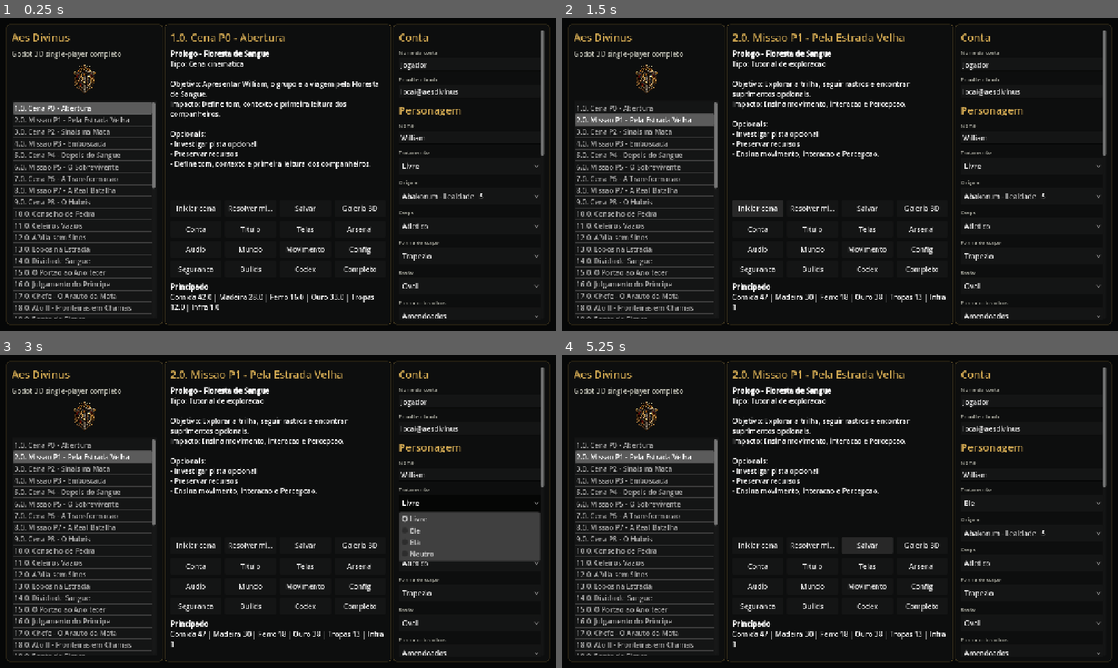
Above: before the commit, frames 1-4 (two rows, left to right).
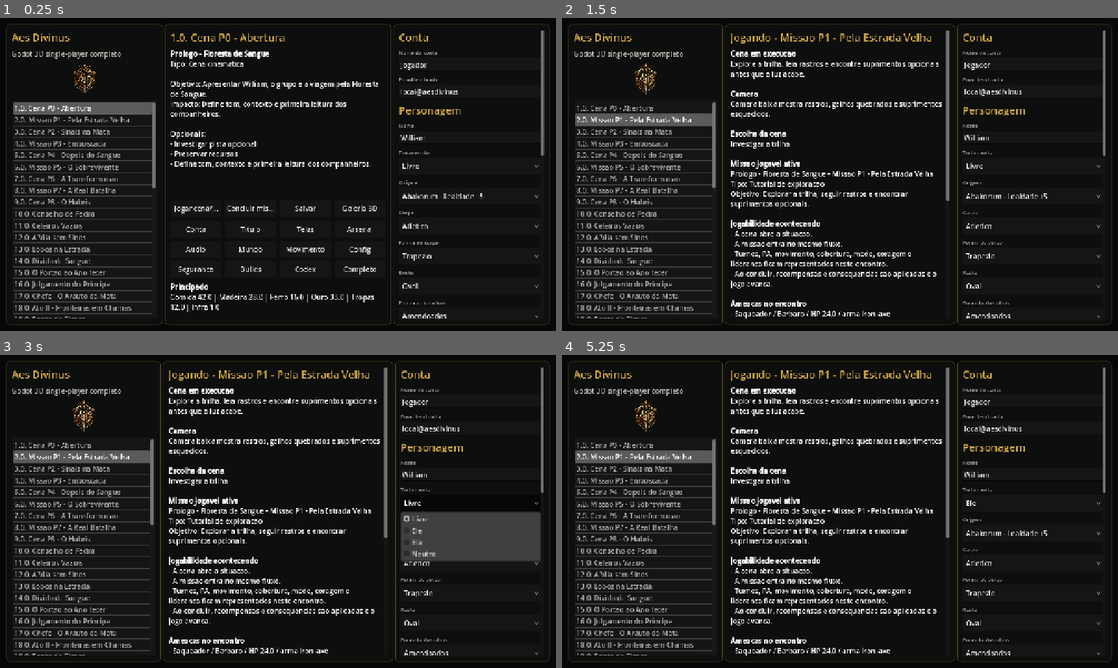
Above: after the commit, the same moments.

Repository: lzvsrx/aesdivinuscomplete
Game: Godot game, scene res://scenes/main.tscn
Same seed, same stepped clock (60 frames per second), same inputs: the game is played once before the commit and once after it.
Inputs (mouse positions are in pixels of both pictures, inside the frame that each line leads up to):
- Up to frame 1 (0.25 s): no input
- Up to frame 2 (1.5 s): click "Resolver missao" (after the commit: "Concluir missao") at 0.5 s; click (756, 208) at 1.25 s, where only the run before the commit has a clickable "Iniciar cena"
- Up to frame 3 (3 s): click (194, 545) at 2 s, where only the run before the commit has a clickable "Iniciar cena"; click "Livre" at 2.75 s
- Up to frame 4 (5.25 s): click "Abakorum - Lealdade +5" at 3.5 s; click "Ele" at 4.25 s; click (867, 545) at 5 s, where only the run before the commit has a clickable "Salvar"

The runs differ from the first frame. In frame 1, 0.2% of the frame differs, in the area x 31-50%, y 59-63%; in frame 2, 10%; in frame 3, 10%; in frame 4, 10%, in the area x 13-98%, y 2-98%.

Commit message:
Polish Godot models and mission flow

Diff:
--- a/godot/data/aes_divinus_data.json
+++ b/godot/data/aes_divinus_data.json
@@ -1,5 +1,5 @@
 {
-  "generatedAt": "2026-08-24T21:20:05.989Z",
+  "generatedAt": "2026-08-24T21:37:21.400Z",
   "game": "Aes Divinus",
   "source": "src/data.js",
   "fearStates": {
@@ -458,6 +458,70 @@
       "trauma": "Ferida no ombro"
     }
   ],
+  "enemySets": {
+    "forest_first_contact": [
+      {
+        "id": "barbarian_1",
+        "name": "Saqueador",
+        "side": "enemy",
+        "role": "Barbaro",
+        "maxHp": 24,
+        "hp": 24,
+        "strength": 9,
+        "agility": 10,
+        "perception": 8,
+        "courage": 52,
+        "loyalty": 0,
+        "inspiration": 0,
+        "defense": 2,
+        "weapon": "iron_axe",
+        "armor": "light",
+        "position": 1,
+        "ai": "aggressive"
+      },
+      {
+        "id": "barbarian_2",
+        "name": "Batedor",
+        "side": "enemy",
+        "role": "Arqueiro",
+        "maxHp": 19,
+        "hp": 19,
+        "strength": 7,
+        "agility": 13,
+        "perception": 12,
+        "courage": 48,
+        "loyalty": 0,
+        "inspiration": 0,
+        "defense": 1,
+        "weapon": "bow",
+        "armor": "cloth",
+        "position": 4,
+        "ai": "archer"
+      }
+    ],
+    "manifestation": [
+      {
+        "id": "dread_wolf",
+        "name": "Manifestacao",
+        "side": "enemy",
+        "role": "Criatura aterrorizante",
+        "size": 2,
+        "maxHp": 45,
+        "hp": 45,
+        "strength": 15,
+        "agility": 11,
+        "perception": 14,
+        "courage": 95,
+        "loyalty": 0,
+        "inspiration": 0,
+        "defense": 5,
+        "weapon": "claws",
+        "armor": "medium",
+        "position": 2,
+        "ai": "terror"
+      }
+    ]
+  },
   "initialPrincipality": {
     "food": 42,
     "wood": 28,
--- a/godot/data/modeling_specs.json
+++ b/godot/data/modeling_specs.json
@@ -12,7 +12,8 @@
   "modularCharacterSystem": {
     "runtimeSlots": ["body", "body_shape", "face", "eye_shape", "eye_color", "hair_style", "hair_color", "beard", "palette", "armor", "weapon", "tool", "divine_stone"],
     "godotPreview": "godot/scripts/main.gd AvatarPreview draws every character creation field used by the web version.",
-    "modelLibrary": "godot/scripts/model_library.gd creates proxy 3D bodies, eyes, hair, beard/face cues, armor trim, stones, weapons, tools and creature silhouettes.",
+    "modelLibrary": "godot/scripts/model_library.gd creates rounded proxy 3D bodies, eyes, hair, beard/face cues, armor trim, stones, weapons, tools and creature silhouettes.",
+    "shapeQualityRule": "Avoid visible square blockouts in final-facing previews. Use capsules, spheres, cylinders, cones, softened shields, cloth silhouettes and clean sockets; BoxMesh is reserved only for hidden collision or deliberate hard-surface props.",
     "finalPipeline": "Replace proxy MeshInstance3D parts with signed-off .glb files that keep the same socket and slot names."
   },
   "palette": {
--- a/godot/scripts/main.gd
+++ b/godot/scripts/main.gd
@@ -158,8 +158,8 @@
 	var actions := _button_grid(4)
 	actions.add_theme_constant_override("separation", 8)
 	center.add_child(actions)
-	actions.add_child(_button("Iniciar cena", _start_scene))
-	actions.add_child(_button("Resolver missao", _complete_mission))
+	actions.add_child(_button("Jogar cena/missao", _play_scene_and_mission))
+	actions.add_child(_button("Concluir missao", _complete_mission))
 	actions.add_child(_button("Salvar", func() -> void: _autosave("Save manual.")))
 	actions.add_child(_button("Galeria 3D", func() -> void: get_tree().change_scene_to_file("res://scenes/model_gallery.tscn")))
 	var system_actions := _button_grid(4)
@@ -850,11 +850,27 @@
 func _start_scene() -> void:
 	var mission := _selected_mission()
 	var scenes: Array = data.get("missionScenes", {}).get(mission.get("id", ""), [])
-	if scenes.is_empty():
-		_add_journal("Cena aberta: %s." % mission.get("title", "Missao"))
-	else:
-		_add_journal("%s: %s" % [scenes[0].get("title", mission.get("title", "")), scenes[0].get("text", "")])
+	state["mode"] = "mission_scene"
+	state["currentSceneIndex"] = 0
+	_show_scene_screen(mission, scenes)
+	_add_journal_once("Cena iniciada: %s." % mission.get("title", "Missao"))
 	_autosave("Cena iniciada.")
+
+func _play_scene_and_mission() -> void:
+	var mission := _selected_mission()
+	var scenes: Array = data.get("missionScenes", {}).get(mission.get("id", ""), [])
+	state["mode"] = "mission"
+	state["currentSceneIndex"] = 0
+	_show_playable_mission_flow(mission, scenes)
+	_add_journal_once("Cena e missao iniciadas: %s." % mission.get("title", "Missao"))
+	_autosave("Cena e missao iniciadas.")
+
+func _start_mission() -> void:
+	var mission := _selected_mission()
+	state["mode"] = "mission"
+	_show_mission_screen(mission)
+	_add_journal_once("Missao iniciada: %s." % mission.get("title", "Missao"))
+	_autosave("Missao iniciada.")
 
 func _complete_mission() -> void:
 	var mission := _selected_mission()
@@ -866,12 +882,170 @@
 	campaign["day"] = int(campaign.get("day", 1)) + 1
 	state["campaign"] = campaign
 	_apply_rewards(mission.get("rewards", {}))
-	_add_journal("Missao resolvida: %s." % mission.get("title", ""))
+	state["mode"] = "mission_result"
+	_add_journal_once("Missao resolvida: %s." % mission.get("title", ""))
+	_show_mission_result(mission)
 	selected_mission_index = min(selected_mission_index + 1, data.get("missions", []).size() - 1)
 	mission_list.select(selected_mission_index)
-	_refresh_mission_detail()
 	_refresh_resources()
 	_autosave("Missao resolvida.")
+
+func _show_scene_screen(mission: Dictionary, scenes: Array) -> void:
+	var scene: Dictionary = {}
+	if scenes.is_empty():
+		scene = {
+			"title": mission.get("title", "Cena"),
+			"camera": "Camera cinematica focada no objetivo principal.",
+			"text": mission.get("objective", ""),
+			"choice": "Prosseguir",
+			"effect": mission.get("impact", "")
+		}
+	else:
+		scene = scenes[0]
+	detail_title.text = "Cena - %s" % scene.get("title", mission.get("title", ""))
+	detail_text.text = "\n".join([
+		"[b]Cena ativa[/b]",
+		scene.get("text", ""),
+		"",
+		"[b]Camera[/b]",
+		scene.get("camera", ""),
+		"",
+		"[b]Escolha[/b]",
+		scene.get("choice", "Prosseguir"),
+		"",
+		"[b]Consequencia[/b]",
+		scene.get("effect", mission.get("impact", "")),
+		"",
+		"[b]Proximo passo[/b]",
+		"Use Jogar cena/missao para abrir a narrativa e o encontro jogavel juntos."
+	])
+
+func _show_playable_mission_flow(mission: Dictionary, scenes: Array) -> void:
+	var scene: Dictionary = {}
+	if scenes.is_empty():
+		scene = {
+			"title": mission.get("title", "Cena"),
+			"camera": "Camera cinematica focada no objetivo principal.",
+			"text": mission.get("objective", ""),
+			"choice": "Prosseguir",
+			"effect": mission.get("impact", "")
+		}
+	else:
+		scene = scenes[0]
+	var enemies := _mission_enemies(mission)
+	var rewards: Dictionary = mission.get("rewards", {})
+	var lines: Array[String] = [
+		"[b]Cena em execucao[/b]",
+		scene.get("text", ""),
+		"",
+		"[b]Camera[/b]",
+		scene.get("camera", ""),
+		"",
+		"[b]Escolha da cena[/b]",
+		scene.get("choice", "Prosseguir"),
+		"",
+		"[b]Missao jogavel ativa[/b]",
+		"%s - %s" % [mission.get("act", ""), mission.get("title", "")],
+		"Tipo: %s" % mission.get("type", ""),
+		"Objetivo: %s" % mission.get("objective", ""),
+		"",
+		"[b]Jogabilidade acontecendo[/b]",
+		"- A cena abre a situacao.",
+		"- A missao entra no mesmo fluxo.",
+		"- Turnos, PA, movimento, cobertura, medo, coragem e lideranca ficam representados neste encontro.",
+		"- Ao concluir, recompensas e consequencias sao aplicadas e o jogo avanca.",
+		"",
+		"[b]Ameacas no encontro[/b]"
+	]
+	for enemy in enemies:
+		lines.append("- %s / %s / HP %s / arma %s" % [
+			enemy.get("name", ""),
+			enemy.get("role", ""),
+			enemy.get("maxHp", enemy.get("hp", 0)),
+			enemy.get("weapon", "")
+		])
+	lines.append("")
+	lines.append("[b]Recompensas previstas[/b]")
+	lines.append("Comida %s | Madeira %s | Ferro %s | Ouro %s | Tropas %s" % [
+		rewards.get("food", 0),
+		rewards.get("wood", 0),
+		rewards.get("iron", 0),
+		rewards.get("gold", 0),
+		rewards.get("troops", 0)
+	])
+	lines.append("")
+	lines.append("[b]Comando[/b]")
+	lines.append("Use Concluir missao para resolver o encontro, salvar resultado e avancar.")
+	detail_title.text = "Jogando - %s" % mission.get("title", "")
+	detail_text.text = "\n".join(lines)
+
+func _show_mission_screen(mission: Dictionary) -> void:
+	var enemies := _mission_enemies(mission)
+	var rewards: Dictionary = mission.get("rewards", {})
+	var lines: Array[String] = [
+		"[b]Missao ativa[/b]",
+		"%s - %s" % [mission.get("act", ""), mission.get("title", "")],
+		"Tipo: %s" % mission.get("type", ""),
+		"",
+		"[b]Objetivo jogavel[/b]",
+		mission.get("objective", ""),
+		"",
+		"[b]Regras em uso[/b]",
+		"- Turnos com 2 PA",
+		"- Movimento, ataque, cobertura, medo, coragem e lideranca",
+		"- Autosave ao iniciar e concluir",
+		"",
+		"[b]Inimigos/ameacas previstas[/b]"
+	]
+	for enemy in enemies:
+		lines.append("- %s / %s / HP %s / arma %s" % [
+			enemy.get("name", ""),
+			enemy.get("role", ""),
+			enemy.get("maxHp", enemy.get("hp", 0)),
+			enemy.get("weapon", "")
+		])
+	lines.append("")
+	lines.append("[b]Recompensas e impacto[/b]")
+	lines.append("Comida %s | Madeira %s | Ferro %s | Ouro %s | Tropas %s" % [
+		rewards.get("food", 0),
+		rewards.get("wood", 0),
+		rewards.get("iron", 0),
+		rewards.get("gold", 0),
+		rewards.get("troops", 0)
+	])
+	lines.append(mission.get("impact", ""))
+	lines.append("")
+	lines.append("[b]Comando[/b]")
+	lines.append("Use Concluir missao para registrar resultado, aplicar recompensas e avancar.")
+	detail_title.text = "Missao - %s" % mission.get("title", "")
+	detail_text.text = "\n".join(lines)
+
+func _show_mission_result(mission: Dictionary) -> void:
+	var completed: Array = state.get("campaign", {}).get("completed", [])
+	detail_title.text = "Resultado - %s" % mission.get("title", "")
+	detail_text.text = "\n".join([
+		"[b]Missao concluida[/b]",
+		"Registro salvo no banco local e no estado da campanha.",
+		"",
+		"[b]Total concluido[/b]",
+		"%s missoes/cenas." % completed.size(),
+		"",
+		"[b]Impacto aplicado[/b]",
+		mission.get("impact", ""),
+		"",
+		"[b]Proxima missao selecionada[/b]",
+		"A lista avanca automaticamente para o proximo ponto da campanha."
+	])
+
+func _mission_enemies(mission: Dictionary) -> Array:
+	var sets: Dictionary = data.get("enemySets", {})
+	var set_id := str(mission.get("enemySet", ""))
+	if set_id == "" or not sets.has(set_id):
+		if str(mission.get("type", "")).contains("Chefe"):
+			set_id = "manifestation"
+		else:
+			set_id = "forest_first_contact"
+	return sets.get(set_id, [])
 
 func _apply_rewards(rewards: Dictionary) -> void:
 	var p: Dictionary = state.get("principality", {})
@@ -886,6 +1060,11 @@
 	campaign["journal"] = journal
 	state["campaign"] = campaign
 	_refresh_log()
+
+func _add_journal_once(line: String) -> void:
+	var journal: Array = state.get("campaign", {}).get("journal", [])
+	if journal.is_empty() or journal.back() != line:
+		_add_journal(line)
 
 func _autosave(message: String) -> void:
 	state["last_event"] = {"message": message, "at": Time.get_datetime_string_from_system(true)}
@@ -930,13 +1109,13 @@
 		var eye := _eye_color(character_data.get("eyeColor", "Castanho"))
 		var weapon: String = str(character_data.get("weapon", "iron_sword"))
 
-		draw_ellipse(Vector2(center.x, center.y + 93), 80, 11, Color(0, 0, 0, 0.35))
-		draw_polygon([Vector2(center.x - 86, 86), Vector2(center.x + 86, 86), Vector2(center.x + 104, 230), Vector2(center.x - 104, 230)], [palette.secondary.darkened(0.35), palette.secondary, Color(0.02, 0.02, 0.02), palette.secondary.darkened(0.15)])
+		draw_ellipse(Vector2(center.x, center.y + 93), 72, 9, Color(0, 0, 0, 0.30))
+		_draw_cloak(center, palette)
 		_draw_body(center, body_width, body_shape, palette)
-		draw_rect(Rect2(center.x - body_width * 0.34, 176, body_width * 0.68, 9), Color(0.10, 0.08, 0.06))
+		draw_rounded_rect(Rect2(center.x - body_width * 0.34, 176, body_width * 0.68, 9), 4, Color(0.10, 0.08, 0.06))
 		draw_circle(Vector2(center.x, 151), 11, palette.primary)
-		draw_rounded_rect(Rect2(center.x - 76, 112, 28, 102), 14, Color(0.18, 0.18, 0.18))
-		draw_rounded_rect(Rect2(center.x + 48, 112, 28, 102), 14, Color(0.18, 0.18, 0.18))
+		_draw_vertical_capsule(Vector2(center.x - 66, 160), 18, 94, Color(0.18, 0.18, 0.18))
+		_draw_vertical_capsule(Vector2(center.x + 66, 160), 18, 94, Color(0.18, 0.18, 0.18))
 		_draw_head(center, face)
 		_draw_hair(center, hair, hair_style)
 		_draw_eye(Vector2(center.x - 14, 78), eye, eye_shape, -1)
@@ -947,12 +1126,32 @@
 			draw_arc(Vector2(center.x + 88, 150), 58, -PI / 2, PI / 2, 28, Color(0.48, 0.28, 0.12), 5)
 			draw_line(Vector2(center.x + 88, 92), Vector2(center.x + 88, 208), Color(0.88, 0.82, 0.62), 2)
 		elif weapon == "spear":
-			draw_line(Vector2(center.x + 92, 36), Vector2(center.x + 92, 232), Color(0.75, 0.61, 0.28), 7)
+			draw_line(Vector2(center.x + 92, 36), Vector2(center.x + 92, 232), Color(0.75, 0.61, 0.28), 6)
 			draw_polygon([Vector2(center.x + 92, 16), Vector2(center.x + 108, 48), Vector2(center.x + 92, 68), Vector2(center.x + 76, 48)], [Color(0.9, 0.88, 0.78), Color(0.52, 0.56, 0.56), Color(0.24, 0.26, 0.26), Color(0.78, 0.78, 0.72)])
 		else:
-			draw_line(Vector2(center.x + 88, 72), Vector2(center.x + 88, 226), Color(0.45, 0.27, 0.16), 8)
+			draw_line(Vector2(center.x + 88, 72), Vector2(center.x + 88, 226), Color(0.45, 0.27, 0.16), 6)
 			draw_polygon([Vector2(center.x + 88, 24), Vector2(center.x + 103, 88), Vector2(center.x + 88, 126), Vector2(center.x + 73, 88)], [Color(0.9, 0.9, 0.84), Color(0.58, 0.62, 0.62), Color(0.25, 0.28, 0.28), Color(0.78, 0.78, 0.72)])
 		draw_string(ThemeDB.fallback_font, Vector2(18, size.y - 18), character_data.get("name", "William"), HORIZONTAL_ALIGNMENT_LEFT, -1, 16, Color(0.82, 0.66, 0.32))
+
+	func _draw_cloak(center: Vector2, palette: Dictionary) -> void:
+		var points := PackedVector2Array([
+			Vector2(center.x - 72, 94),
+			Vector2(center.x + 72, 94),
+			Vector2(center.x + 88, 220),
+			Vector2(center.x + 58, 232),
+			Vector2(center.x - 58, 232),
+			Vector2(center.x - 88, 220)
+		])
+		var colors := PackedColorArray([
+			palette.secondary.lightened(0.05),
+			palette.secondary,
+			palette.secondary.darkened(0.32),
+			Color(0.025, 0.028, 0.028),
+			Color(0.025, 0.028, 0.028),
+			palette.secondary.darkened(0.18)
+		])
+		draw_polygon(points, colors)
+		draw_arc(Vector2(center.x, 102), 73, PI, TAU, 40, palette.secondary.lightened(0.08), 4)
 
 	func _draw_body(center: Vector2, body_width: float, body_shape: String, palette: Dictionary) -> void:
 		var shoulder := body_width * 0.5
@@ -972,15 +1171,33 @@
 		draw_polygon([
 			Vector2(center.x - shoulder, 104),
 			Vector2(center.x + shoulder, 104),
-			Vector2(center.x + waist, 222),
-			Vector2(center.x - waist, 222)
-		], [Color(0.22, 0.23, 0.23), Color(0.30, 0.31, 0.31), Color(0.12, 0.12, 0.12), Color(0.18, 0.19, 0.19)])
+			Vector2(center.x + waist * 0.92, 216),
+			Vector2(center.x + waist * 0.74, 224),
+			Vector2(center.x - waist * 0.74, 224),
+			Vector2(center.x - waist * 0.92, 216)
+		], [
+			Color(0.22, 0.23, 0.23),
+			Color(0.30, 0.31, 0.31),
+			Color(0.14, 0.14, 0.14),
+			Color(0.10, 0.10, 0.10),
+			Color(0.12, 0.12, 0.12),
+			Color(0.18, 0.19, 0.19)
+		])
 		draw_polygon([
 			Vector2(center.x - shoulder * 0.68, 118),
 			Vector2(center.x + shoulder * 0.68, 118),
-			Vector2(center.x + waist * 0.55, 204),
-			Vector2(center.x - waist * 0.55, 204)
-		], [palette.primary.lightened(0.08), palette.primary, palette.primary.darkened(0.32), palette.primary.darkened(0.12)])
+			Vector2(center.x + waist * 0.50, 204),
+			Vector2(center.x + waist * 0.40, 214),
+			Vector2(center.x - waist * 0.40, 214),
+			Vector2(center.x - waist * 0.50, 204)
+		], [
+			palette.primary.lightened(0.08),
+			palette.primary,
+			palette.primary.darkened(0.24),
+			palette.primary.darkened(0.36),
+			palette.primary.darkened(0.28),
+			palette.primary.darkened(0.12)
+		])
 
 	func _draw_head(center: Vector2, face: String) -> void:
 		var head_rect := Rect2(center.x - 36, 40, 72, 78)
@@ -1029,7 +1246,7 @@
 		if beard == "Bigode nobre":
 			draw_line(Vector2(center.x - 17, 95), Vector2(center.x + 17, 95), hair, 5)
 		elif beard == "Cavanhaque":
-			draw_rect(Rect2(center.x - 10, 104, 20, 16), hair, true)
+			_draw_vertical_capsule(Vector2(center.x, 111), 10, 16, hair)
 		elif beard == "Barba cheia":
 			draw_arc(Vector2(center.x, 91), 30, 0.1, PI - 0.1, 24, hair, 13)
 		else:
@@ -1084,4 +1301,17 @@
 		return {"primary": Color(0.82, 0.66, 0.32), "secondary": Color(0.19, 0.21, 0.21)}
 
 	func draw_rounded_rect(r: Rect2, radius: float, color: Color) -> void:
-		draw_rect(r, color, true)
+		var d: float = min(radius * 2.0, min(r.size.x, r.size.y))
+		var rr: float = d * 0.5
+		draw_rect(Rect2(r.position + Vector2(rr, 0), Vector2(max(0.0, r.size.x - d), r.size.y)), color, true)
+		draw_rect(Rect2(r.position + Vector2(0, rr), Vector2(r.size.x, max(0.0, r.size.y - d))), color, true)
+		draw_circle(r.position + Vector2(rr, rr), rr, color)
+		draw_circle(r.position + Vector2(r.size.x - rr, rr), rr, color)
+		draw_circle(r.position + Vector2(rr, r.size.y - rr), rr, color)
+		draw_circle(r.position + Vector2(r.size.x - rr, r.size.y - rr), rr, color)
+
+	func _draw_vertical_capsule(center: Vector2, radius: float, height: float, color: Color) -> void:
+		var body_height: float = max(0.0, height - radius * 2.0)
+		draw_rect(Rect2(center.x - radius, center.y - body_height * 0.5, radius * 2.0, body_height), color, true)
+		draw_circle(Vector2(center.x, center.y - body_height * 0.5), radius, color)
+		draw_circle(Vector2(center.x, center.y + body_height * 0.5), radius, color)
--- a/godot/scripts/model_library.gd
+++ b/godot/scripts/model_library.gd
@@ -41,7 +41,7 @@
 	_add_capsule(root, "hair", Vector3(0, height * 0.91, -0.01), Vector3(0.26, 0.10, 0.22), hair)
 	_add_sphere(root, "eye_l", Vector3(-0.075, height * 0.85, -0.19), Vector3(0.035, 0.018, 0.018), eye)
 	_add_sphere(root, "eye_r", Vector3(0.075, height * 0.85, -0.19), Vector3(0.035, 0.018, 0.018), eye)
-	_add_box(root, "mouth", Vector3(0, height * 0.79, -0.205), Vector3(0.12, 0.012, 0.012), make_material(Color(0.16, 0.06, 0.05)))
+	_add_capsule(root, "mouth", Vector3(0, height * 0.79, -0.205), Vector3(0.025, 0.075, 0.012), make_material(Color(0.16, 0.06, 0.05)), Vector3(0, 0, 90))
 	_add_capsule(root, "cape", Vector3(0, height * 0.48, 0.09), Vector3(width * 1.16, height * 0.46, 0.08), cloth)
 	_add_capsule(root, "arm_l", Vector3(-width * 0.68, height * 0.53, 0), Vector3(0.10, height * 0.36, 0.10), leather, Vector3(0, 0, -8))
 	_add_capsule(root, "arm_r", Vector3(width * 0.68, height * 0.53, 0), Vector3(0.10, height * 0.36, 0.10), leather, Vector3(0, 0, 8))
@@ -49,15 +49,15 @@
 	_add_sphere(root, "shoulder_r", Vector3(width * 0.58, height * 0.67, -0.02), Vector3(0.12, 0.08, 0.10), metal)
 	_add_capsule(root, "leg_l", Vector3(-width * 0.22, height * 0.18, 0), Vector3(0.11, height * 0.34, 0.11), cloth)
 	_add_capsule(root, "leg_r", Vector3(width * 0.22, height * 0.18, 0), Vector3(0.11, height * 0.34, 0.11), cloth)
-	_add_box(root, "boot_l", Vector3(-width * 0.22, 0.02, -0.03), Vector3(0.16, 0.08, 0.22), leather)
-	_add_box(root, "boot_r", Vector3(width * 0.22, 0.02, -0.03), Vector3(0.16, 0.08, 0.22), leather)
-	_add_box(root, "belt", Vector3(0, height * 0.39, -0.01), Vector3(width * 1.14, 0.06, 0.16), leather)
+	_add_capsule(root, "boot_l", Vector3(-width * 0.22, 0.02, -0.03), Vector3(0.08, 0.05, 0.13), leather, Vector3(90, 0, 0))
+	_add_capsule(root, "boot_r", Vector3(width * 0.22, 0.02, -0.03), Vector3(0.08, 0.05, 0.13), leather, Vector3(90, 0, 0))
+	_add_capsule(root, "belt", Vector3(0, height * 0.39, -0.01), Vector3(0.035, width * 0.64, 0.06), leather, Vector3(0, 0, 90))
 	_add_sphere(root, "stone", Vector3(0, height * 0.56, -0.15), Vector3(0.09, 0.12, 0.04), violet)
-	_add_box(root, "trim", Vector3(0, height * 0.65, -0.16), Vector3(width * 0.78, 0.035, 0.035), gold)
+	_add_capsule(root, "trim", Vector3(0, height * 0.65, -0.16), Vector3(0.018, width * 0.45, 0.018), gold, Vector3(0, 0, 90))
 	if str(spec.get("role", "")) == "Defensor":
-		_add_box(root, "shield_l", Vector3(-width * 0.92, height * 0.47, -0.12), Vector3(0.12, 0.48, 0.06), metal)
+		_add_capsule(root, "shield_l", Vector3(-width * 0.92, height * 0.47, -0.12), Vector3(0.18, 0.32, 0.045), metal)
 	if str(spec.get("role", "")) == "Arqueiro":
-		_add_box(root, "quiver", Vector3(-width * 0.42, height * 0.54, 0.22), Vector3(0.12, 0.48, 0.12), leather)
+		_add_cylinder(root, "quiver", Vector3(-width * 0.42, height * 0.54, 0.22), 0.07, 0.48, leather)
 		for i in range(3):
 			_add_cylinder(root, "arrow_back_%s" % i, Vector3(-width * 0.44 + i * 0.04, height * 0.69, 0.25), 0.008, 0.42, make_material(Color(0.78, 0.74, 0.58)), Vector3(12, 0, 0))
 	var model_weapon := make_weapon(weapon)
@@ -103,7 +103,7 @@
 		_add_cylinder(root, "arrow", Vector3(0.10, 0.48, 0), 0.015, 0.86, metal, Vector3(90, 0, 0))
 	elif id == "iron_axe":
 		_add_cylinder(root, "grip", Vector3(0, 0.42, 0), 0.04, 0.92, wood)
-		_add_box(root, "axe_head", Vector3(0.07, 0.88, 0), Vector3(0.24, 0.18, 0.06), metal)
+		_add_sphere(root, "axe_head", Vector3(0.07, 0.88, 0), Vector3(0.16, 0.11, 0.035), metal)
 		_add_cone(root, "axe_spike", Vector3(-0.12, 0.88, 0), 0.07, 0.18, metal)
 		_add_sphere(root, "blood_stone", Vector3(0, 0.78, -0.04), Vector3(0.05, 0.05, 0.03), make_material(Color(0.72, 0.12, 0.10), 0.0, 0.4, Color(0.72, 0.05, 0.05, 1.0)))
 	elif id in ["spear", "aes_spear"]:
@@ -111,8 +111,8 @@
 		_add_cone(root, "tip", Vector3(0, 1.34, 0), 0.10, 0.28, violet if id == "aes_spear" else metal)
 		_add_cylinder(root, "ring", Vector3(0, 1.16, 0), 0.045, 0.04, gold)
 	else:
-		_add_box(root, "blade", Vector3(0, 0.62, 0), Vector3(0.09, 0.86, 0.035), metal)
-		_add_box(root, "guard", Vector3(0, 0.18, 0), Vector3(0.30, 0.045, 0.05), gold)
+		_add_capsule(root, "blade", Vector3(0, 0.62, 0), Vector3(0.045, 0.46, 0.018), metal)
+		_add_capsule(root, "guard", Vector3(0, 0.18, 0), Vector3(0.025, 0.17, 0.025), gold, Vector3(0, 0, 90))
 		_add_cylinder(root, "grip", Vector3(0, -0.04, 0), 0.035, 0.34, wood)
 		_add_sphere(root, "pommel", Vector3(0, -0.24, 0), Vector3(0.06, 0.06, 0.06), gold)
 	return root
@@ -126,15 +126,15 @@
 	var blue := make_material(Color(0.36, 0.64, 0.85), 0.0, 0.45, Color(0.24, 0.45, 1.0, 1.0))
 	if id == "aes_compass":
 		_add_cylinder(root, "compass_body", Vector3.ZERO, 0.22, 0.06, metal, Vector3(90, 0, 0))
-		_add_box(root, "needle", Vector3(0, 0.035, 0), Vector3(0.32, 0.02, 0.02), blue)
+		_add_capsule(root, "needle", Vector3(0, 0.035, 0), Vector3(0.012, 0.17, 0.012), blue, Vector3(0, 0, 90))
 		_add_sphere(root, "stone", Vector3(0, 0.075, 0), Vector3(0.06, 0.03, 0.06), blue)
 	elif id == "survey_tools":
 		_add_cylinder(root, "lens", Vector3(-0.08, 0, 0), 0.14, 0.035, green, Vector3(90, 0, 0))
 		_add_cylinder(root, "handle", Vector3(0.10, -0.15, 0), 0.025, 0.38, metal, Vector3(0, 0, -35))
-		_add_box(root, "chalk", Vector3(0.18, 0.08, 0), Vector3(0.06, 0.26, 0.06), make_material(Color(0.86, 0.82, 0.65)))
+		_add_capsule(root, "chalk", Vector3(0.18, 0.08, 0), Vector3(0.035, 0.14, 0.035), make_material(Color(0.86, 0.82, 0.65)))
 	else:
-		_add_box(root, "bag", Vector3.ZERO, Vector3(0.42, 0.30, 0.18), leather)
-		_add_box(root, "flap", Vector3(0, 0.08, -0.095), Vector3(0.36, 0.12, 0.03), make_material(Color(0.18, 0.10, 0.05)))
+		_add_capsule(root, "bag", Vector3.ZERO, Vector3(0.24, 0.20, 0.12), leather, Vector3(0, 0, 90))
+		_add_capsule(root, "flap", Vector3(0, 0.08, -0.095), Vector3(0.055, 0.20, 0.018), make_material(Color(0.18, 0.10, 0.05)), Vector3(0, 0, 90))
 		_add_sphere(root, "healing_stone", Vector3(0.15, 0.02, -0.12), Vector3(0.05, 0.05, 0.025), green)
 	return root
 
@@ -147,16 +147,16 @@
 	if id == "blood_tree":
 		_add_cylinder(root, "trunk", Vector3(0, 0.65, 0), 0.12, 1.3, wood)
 		_add_sphere(root, "crown", Vector3(0, 1.42, 0), Vector3(0.62, 0.42, 0.62), make_material(Color(0.06, 0.12, 0.07)))
-		_add_box(root, "blood_mark", Vector3(0, 0.76, -0.13), Vector3(0.05, 0.36, 0.015), blood)
+		_add_capsule(root, "blood_mark", Vector3(0, 0.76, -0.13), Vector3(0.022, 0.19, 0.010), blood)
 	elif id == "stone_table":
-		_add_box(root, "slab", Vector3(0, 0.62, 0), Vector3(1.6, 0.12, 0.82), stone)
-		_add_box(root, "base", Vector3(0, 0.28, 0), Vector3(0.95, 0.55, 0.46), stone)
+		_add_capsule(root, "slab", Vector3(0, 0.62, 0), Vector3(0.42, 0.86, 0.08), stone, Vector3(0, 0, 90))
+		_add_capsule(root, "base", Vector3(0, 0.28, 0), Vector3(0.26, 0.52, 0.22), stone, Vector3(0, 0, 90))
 	elif id == "wooden_gate":
 		for i in range(5):
-			_add_box(root, "plank_%s" % i, Vector3(-0.48 + i * 0.24, 0.8, 0), Vector3(0.16, 1.6, 0.10), wood)
-		_add_box(root, "brace", Vector3(0, 0.8, -0.08), Vector3(1.28, 0.12, 0.08), wood)
+			_add_capsule(root, "log_%s" % i, Vector3(-0.48 + i * 0.24, 0.8, 0), Vector3(0.08, 0.82, 0.055), wood)
+		_add_capsule(root, "brace", Vector3(0, 0.8, -0.08), Vector3(0.06, 0.68, 0.04), wood, Vector3(0, 0, 90))
 	else:
-		_add_box(root, "crate", Vector3(0, 0.25, 0), Vector3(0.5, 0.5, 0.5), wood)
+		_add_capsule(root, "supply_bundle", Vector3(0, 0.25, 0), Vector3(0.28, 0.26, 0.22), wood, Vector3(0, 0, 90))
 	return root
 
 static func _add_box(parent: Node3D, name: String, position: Vector3, size: Vector3, material: Material) -> MeshInstance3D:
Not shown, changed: godot/export_presets.cfg
Not shown, changed: docs/GODOT_RELEASES.md
Not shown, changed: package-lock.json
Not shown, changed: package.json
Not shown, changed: scripts/export-godot-data.mjs
Not shown, changed: scripts/export-godot-release.ps1
